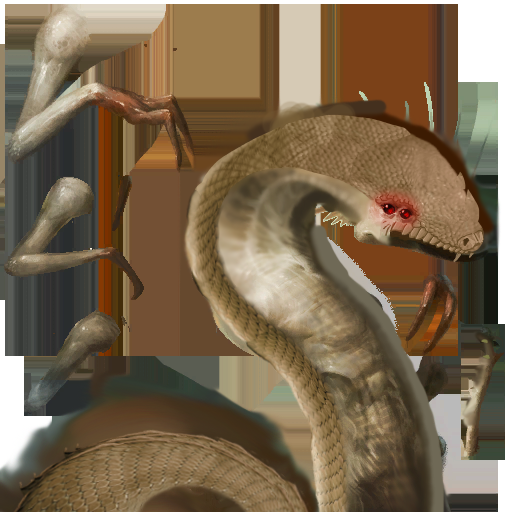
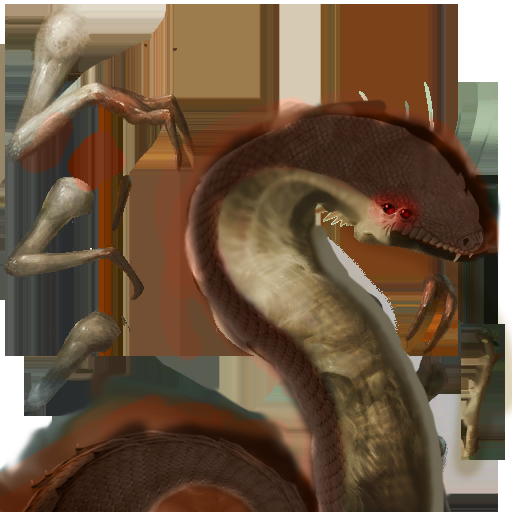
Revision of a layered 512 x 512 image; what changed, layer by layer:
added layer "Layer 13 copy" (color burn, 53%) above "Layer 13" over [22, 101, 510, 512]
added layer "Layer 13" (color burn) above "Layer 12" over [22, 101, 510, 512]
added layer "Layer 12" (color) above "Layer 14" over [0, 89, 505, 512]
added layer "Layer 14" (hard light) above "Layer 11" over [202, 145, 512, 512]
painted on "Layer 11" over [13, 434, 298, 512]
